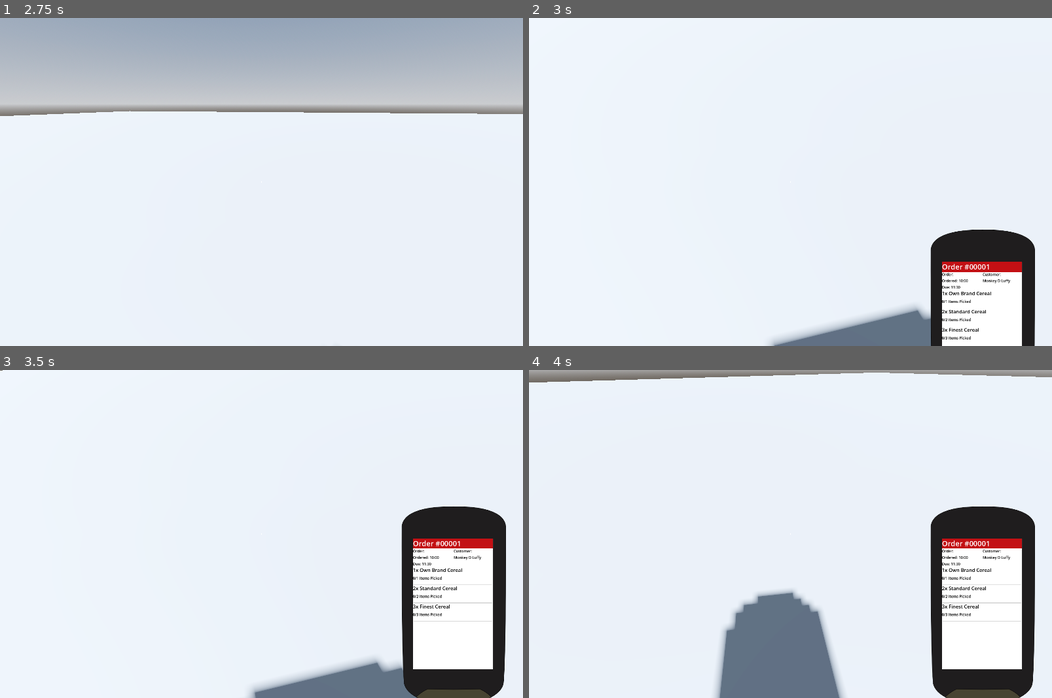
Above: before the commit, frames 1-4 (two rows, left to right).
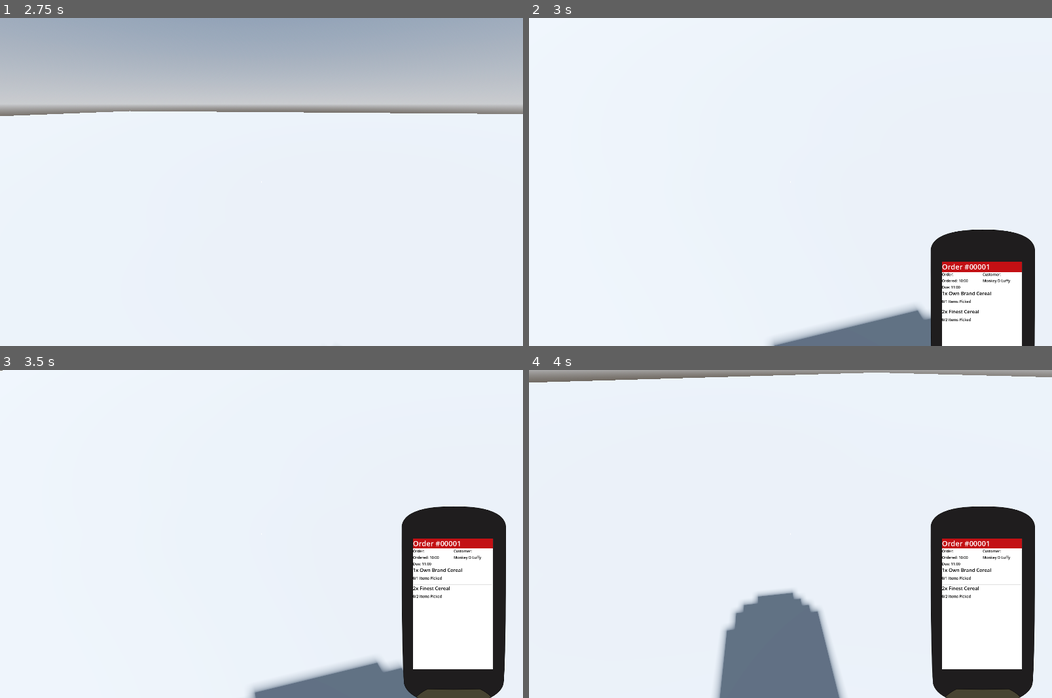
Above: after the commit, the same moments.

Repository: Allus-Interactive/speedy-shopper
Game: Godot game, scene res://game/world/shops/shop.tscn
The game is run twice, just before and just after one commit, with the same random seed, the same clock (stepped at 60 frames per second) and the same inputs.
Inputs (mouse positions are in pixels of both pictures, inside the frame that each line leads up to):
- Up to frame 1 (2.75 s): tap Enter at 0.5 s; move the mouse to (376, 165) at 0.52 s; hold D (product_rotate_right) 0.53-1.28 s; tap E (interact) at 0.6, 1.35, 2.3 s; click (376, 165) at 0.67 s; move the mouse to (235, 182) at 1.27 s; hold W (forwards) from 1.28 s (still down); tap Space at 2 s; move the mouse to (271, 175) at 2.02 s; hold R (replace) from 2.03 s (still down)
- Up to frame 2 (3 s): keep holding W (forwards); tap Enter at 2.75 s; move the mouse to (785, 188) at 2.77 s; release R (replace) at 2.78 s; tap T (toggle_scanner) at 2.85 s; click (785, 188) at 2.92 s
- Up to frame 3 (3.5 s): keep holding W (forwards); tap E (interact) at 3.05 s
- Up to frame 4 (4 s): keep holding W (forwards); move the mouse to (827, 537) at 3.52 s; tap E (interact) at 3.6 s

Frame 1 is identical in both runs. In frame 2, 0.1% of the frame differs, in the area x 78-88%, y 81-99%; in frame 3, 0.2%, in the area x 78-95%, y 58-77%; in frame 4, 0.2%.

Commit message:
added custom typings for order data

Diff:
--- a/godot-project/game/global/job_manager.gd
+++ b/godot-project/game/global/job_manager.gd
@@ -4,58 +4,57 @@
 
 signal order_selected
 
-var available_orders: Array = [
-	{
-		"shop_name": "ScotMid",
-		"order_id": 1,
-		"items": [
-			{ "product_id": 1, "product_name": "Own Brand Cereal", "barcode_value": 1, "required_quantity": 1, "scanned_quantity": 0 },
-			{ "product_id": 2, "product_name": "Standard Cereal", "barcode_value": 2, "required_quantity": 2, "scanned_quantity": 0 },
-			{ "product_id": 3, "product_name": "Finest Cereal", "barcode_value": 3, "required_quantity": 3, "scanned_quantity": 0 }
-		],
-		"delivery_address": "Pickup",
-		"customer": "Monkey D Luffy",
-		"order_placed": "10:00",
-		"delivery_time": "11:30",
-		"reward": 10,
-		"is_picked": false,
-		"is_completed": false
-	},
-	{
-		"shop_name": "ScotMid",
-		"order_id": 2,
-		"items": [
-			{ "product_id": 1, "product_name": "Own Brand Cereal", "barcode_value": 1, "required_quantity": 2, "scanned_quantity": 0 },
-			{ "product_id": 2, "product_name": "Standard Cereal", "barcode_value": 2, "required_quantity": 1, "scanned_quantity": 0 },
-		],
-		"delivery_address": "Pickup",
-		"customer": "Zoro",
-		"order_placed": "10:30",
-		"delivery_time": "12:00",
-		"reward": 15,
-		"is_picked": false,
-		"is_completed": false
-	},
-	{
-		"shop_name": "ScotMid",
-		"order_id": 3,
-		"items": [
-			{ "product_id": 3, "product_name": "Finest Cereal", "barcode_value": 3, "required_quantity": 3, "scanned_quantity": 0 }
-		],
-		"delivery_address": "Pickup",
-		"customer": "Nami",
-		"order_placed": "13:00",
-		"delivery_time": "13:30",
-		"reward": 10,
-		"is_picked": false,
-		"is_completed": false
-	},
-]
+var available_orders: Array[OrderData] = []
+
+func _ready() -> void:
+	# Temp set up for available orders
+	# TODO: implement auto generation for orders
+	var item_1 := OrderItemData.new()
+	item_1.product_id = 1
+	item_1.product_name = "Own Brand Cereal"
+	item_1.barcode_value = 1
+	item_1.required_quantity = 1
+
+	var item_2 := OrderItemData.new()
+	item_2.product_id = 2
+	item_2.product_name = "Standard Cereal"
+	item_2.barcode_value = 2
+	item_2.required_quantity = 2
+
+	var item_3 := OrderItemData.new()
+	item_3.product_id = 3
+	item_3.product_name = "Finest Cereal"
+	item_3.barcode_value = 2
+	item_3.required_quantity = 2
+
+	var order := OrderData.new()
+	order.shop_name = "ScotMid"
+	order.order_id = 1
+	order.items = [item_1, item_3]
+	order.delivery_address = "Pickup"
+	order.customer = "Monkey D Luffy"
+	order.order_placed = "10:00"
+	order.delivery_time = "11:00"
+	order.reward = 10
+
+	available_orders.append(order)
+
+	var order_2 := OrderData.new()
+	order_2.shop_name = "ScotMid"
+	order_2.order_id = 2
+	order_2.items = [item_2, item_1]
+	order_2.delivery_address = "Pickup"
+	order_2.customer = "Bruce Wayne"
+	order_2.order_placed = "11:00"
+	order_2.delivery_time = "12:00"
+	order_2.reward = 15
+
+	available_orders.append(order_2)
 
 func select_order_by_id(id: int) -> void:
 	for order in available_orders:
-		if order.get("order_id") == id:
-			var items = order.get("items")
+		if order.order_id == id:
+			var items = order.items
 			TheOrderManager.active_order = order
 			TheOrderManager.no_of_unique_items_in_order = items.size()
 			order_selected.emit()
--- a/godot-project/game/global/order_manager.gd
+++ b/godot-project/game/global/order_manager.gd
@@ -4,24 +4,24 @@
 
 signal order_updated
 
-var active_order: Dictionary = {}
+var active_order: OrderData
 var no_of_unique_items_in_order: int = 0
 
 func scan_product(product_id: int) -> bool:
 	if active_order.is_empty():
 		return false
 
-	var items: Array =  active_order.get("items", [])
+	var items: Array[OrderItemData] =  active_order.items
 
 	for item in items:
-		if item.get("product_id") == product_id:
-			var required_qty = item.get("required_quantity")
-			var scanned_qty = item.get("scanned_quantity")
+		if item.product_id == product_id:
+			var required_qty = item.required_quantity
+			var scanned_qty = item.scanned_quantity
 
 			if scanned_qty >= required_qty:
 				return false
 
-			item["scanned_quantity"] = scanned_qty + 1
+			item.scanned_quantity = scanned_qty + 1
 			order_updated.emit()
 
 			if is_active_order_fully_picked():
@@ -35,9 +35,9 @@
 	if active_order.is_empty():
 		return false
 
-	for item in active_order.get("items", []):
-		var required_qty = item.get("required_quantity")
-		var scanned_qty = item.get("scanned_quantity")
+	for item in active_order.items:
+		var required_qty = item.required_quantity
+		var scanned_qty = item.scanned_quantity
 
 		if scanned_qty < required_qty:
 			return false
@@ -48,14 +48,14 @@
 	if active_order.is_empty():
 		return false
 
-	var items: Array = active_order.get("items", [])
+	var items: Array[OrderItemData] = active_order.items
 
 	if items.is_empty():
 		return false
 
 	for item in items:
-		var required_quantity: int = item.get("required_quantity", 0)
-		var scanned_quantity: int = item.get("scanned_quantity", 0)
+		var required_quantity: int = item.required_quantity
+		var scanned_quantity: int = item.scanned_quantity
 
 		if scanned_quantity < required_quantity:
 			return false
--- /dev/null
+++ b/godot-project/game/resources/orders/order_data.gd
@@ -0,0 +1,14 @@
+extends Resource
+
+class_name OrderData
+
+@export var shop_name: String = ""
+@export var order_id: int = 0
+@export var items: Array[OrderItemData] = []
+@export var delivery_address: String = ""
+@export var customer: String = ""
+@export var order_placed: String = ""
+@export var delivery_time: String = ""
+@export var reward: int = 0
+@export var is_picked: bool = false
+@export var is_completed: bool = false
--- /dev/null
+++ b/godot-project/game/resources/orders/order_item_data.gd
@@ -0,0 +1,9 @@
+extends Resource
+
+class_name OrderItemData
+
+@export var product_id: int = 0
+@export var product_name: String = ""
+@export var barcode_value: int = 0
+@export var required_quantity: int = 1
+@export var scanned_quantity: int = 0
--- a/godot-project/game/ui/scanner/scanner_ui.gd
+++ b/godot-project/game/ui/scanner/scanner_ui.gd
@@ -106,25 +106,25 @@
 	for child in available_items_list.get_children():
 		child.queue_free()
 
-func _build_current_order_view(order) -> void:
-	title_label.text = "Order #" + str(order.get("order_id")).pad_zeros(5)
+func _build_current_order_view(order: OrderData) -> void:
+	title_label.text = "Order #" + str(order.order_id).pad_zeros(5)
 	order_details_container.visible = true
-	customer_details.text = order.get("customer")
-	order_details.text = "Ordered: " +order.get("order_placed")
-	delivery_details.text = "Due: " + order.get("delivery_time")
+	customer_details.text = order.customer
+	order_details.text = "Ordered: " +order.order_placed
+	delivery_details.text = "Due: " + order.delivery_time
 
-	_rebuild_items_list(order.get("items", []))
+	_rebuild_items_list(order.items)
 
-func _rebuild_items_list(items: Array) -> void:
+func _rebuild_items_list(items: Array[OrderItemData]) -> void:
 	for child in items_list.get_children():
 		child.queue_free()
 
 	for item in items:
 		var row: ItemLabel = item_label_scene.instantiate()
 
-		var item_name: String = item.get("product_name", "Unknown Item")
-		var required_qty = item.get("required_quantity")
-		var scanned_qty = item.get("scanned_quantity")
+		var item_name: String = item.product_name
+		var required_qty: int = item.required_quantity
+		var scanned_qty: int = item.scanned_quantity
 
 		# Add label to items list
 		items_list.add_child(row)
@@ -132,10 +132,11 @@
 		row.populate_data(item_name, required_qty, scanned_qty)
 
 func _build_available_orders_view() -> void:
-	var items = TheJobManager.available_orders
-	_rebuild_available_items_list(items)
+	var orders = TheJobManager.available_orders
+	var unpicked_orders = orders.filter(func(order): return not order.is_completed)
+	_rebuild_available_items_list(unpicked_orders)
 
-func _rebuild_available_items_list(items: Array) -> void:
+func _rebuild_available_items_list(items: Array[OrderData]) -> void:
 	for child in available_items_list.get_children():
 		child.queue_free()
 
@@ -144,8 +145,8 @@
 	for item in items:
 		var row: AvailableItemLabel = available_item_label_scene.instantiate()
 
-		var order_number: int = item.get("order_id")
-		var products: Array = item.get("items")
+		var order_number: int = item.order_id
+		var products: Array[OrderItemData] = item.items
 		var item_qty: int = products.size()
 
 		# Add label to items list
--- a/godot-project/game/world/shops/delivery_crate/delivery_crate.gd
+++ b/godot-project/game/world/shops/delivery_crate/delivery_crate.gd
@@ -6,6 +6,6 @@
 	print("Interacted with the Delivery Crate!")
 
 func get_interaction_tooltip() -> String:
-	if TheOrderManager.active_order.get("is_picked"):
+	if TheOrderManager.active_order.is_picked:
 		return "Press E to Pick Up"
 	return "Delivery Crate"
Not shown, added: godot-project/game/resources/orders/order_data.gd.uid
Not shown, added: godot-project/game/resources/orders/order_item_data.gd.uid
